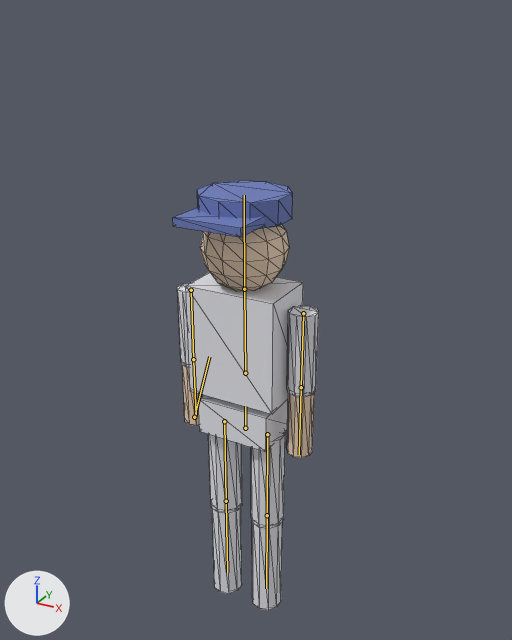
Two versions of the glTF model src/game/models/player.glb, one commit apart.
One viewpoint serves both versions: a 50 mm camera at (1.22, -2.13, 2.45) aimed at (0.04, 0.01, 1.38). Arrows for +X, +Y and +Z are at lower left; the lights stay in place. The picture after the commit comes second. The bones that bend it are drawn over the model as lines. Mesh edges are drawn as thin lines.

In view in the first picture: 'PlayerBody'.
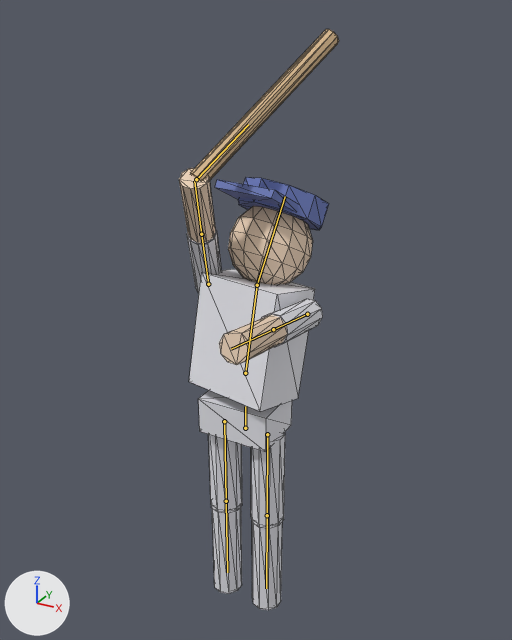
The newer file adds an action. The first version stands in its rest pose; the second is drawn at frame 8 of the action 'CelebrateBatFlip'.

Location of each change, (x1, y1, x2, y2) in pixels of the pictures (512 x 640 px):
'PlayerBody', posed (10% wider, 35% taller)
    before: (173, 181, 319, 610)
    after: (179, 29, 339, 610)
bone 'Spine', root to tip
    before: (245, 373) to (244, 289)
    after: (245, 373) to (257, 285)
bone 'Head', root to tip
    before: (244, 289) to (244, 195)
    after: (257, 285) to (285, 196)
bone 'UpperArm.L', root to tip
    before: (303, 313) to (301, 387)
    after: (307, 314) to (273, 329)
bone 'UpperArm.R', root to tip
    before: (191, 290) to (193, 359)
    after: (208, 284) to (201, 234)
bone 'Bat', root to tip
    before: (194, 417) to (209, 356)
    after: (196, 179) to (248, 124)

What the commit changed:
Bone 'Spine' (bone_spine) turns from (0, 0, 0) to (-12, -10, 0) degrees about its own x, y and z.
Bone 'Head' (bone_head) turns from (0, 0, 0) to (-16, 0, 0) degrees about its own x, y and z.
Bone 'UpperArm.L' (bone_upperarm_l) turns from (0, 0, 0) to (-103, 0, 92) degrees about its own x, y and z.
Bone 'UpperArm.R' (bone_upperarm_r) turns from (0, 0, 0) to (-143, 0, 23) degrees about its own x, y and z.
Bone 'Bat' (bone_bat) turns from (0, 0, 0) to (125, 0, 0) degrees about its own x, y and z.
